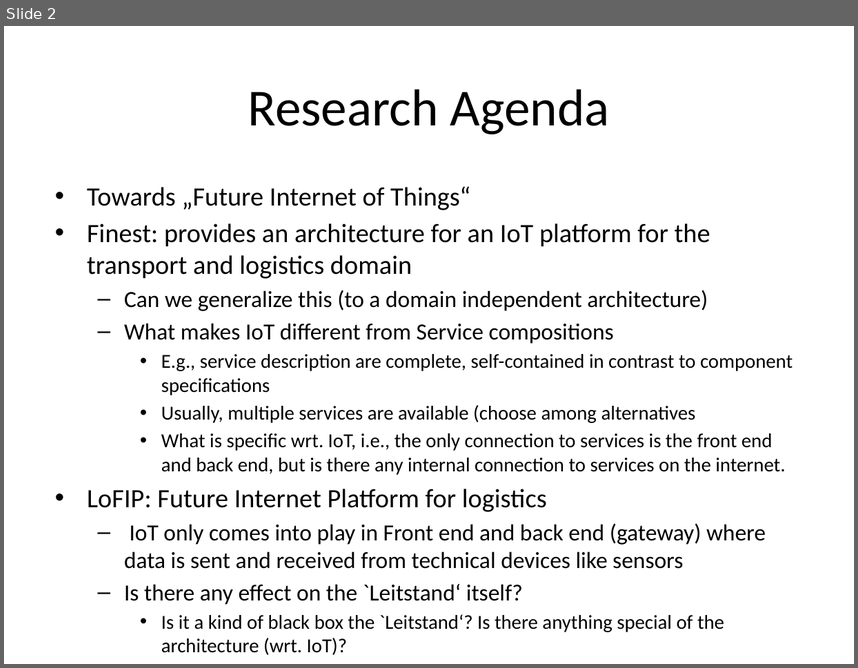
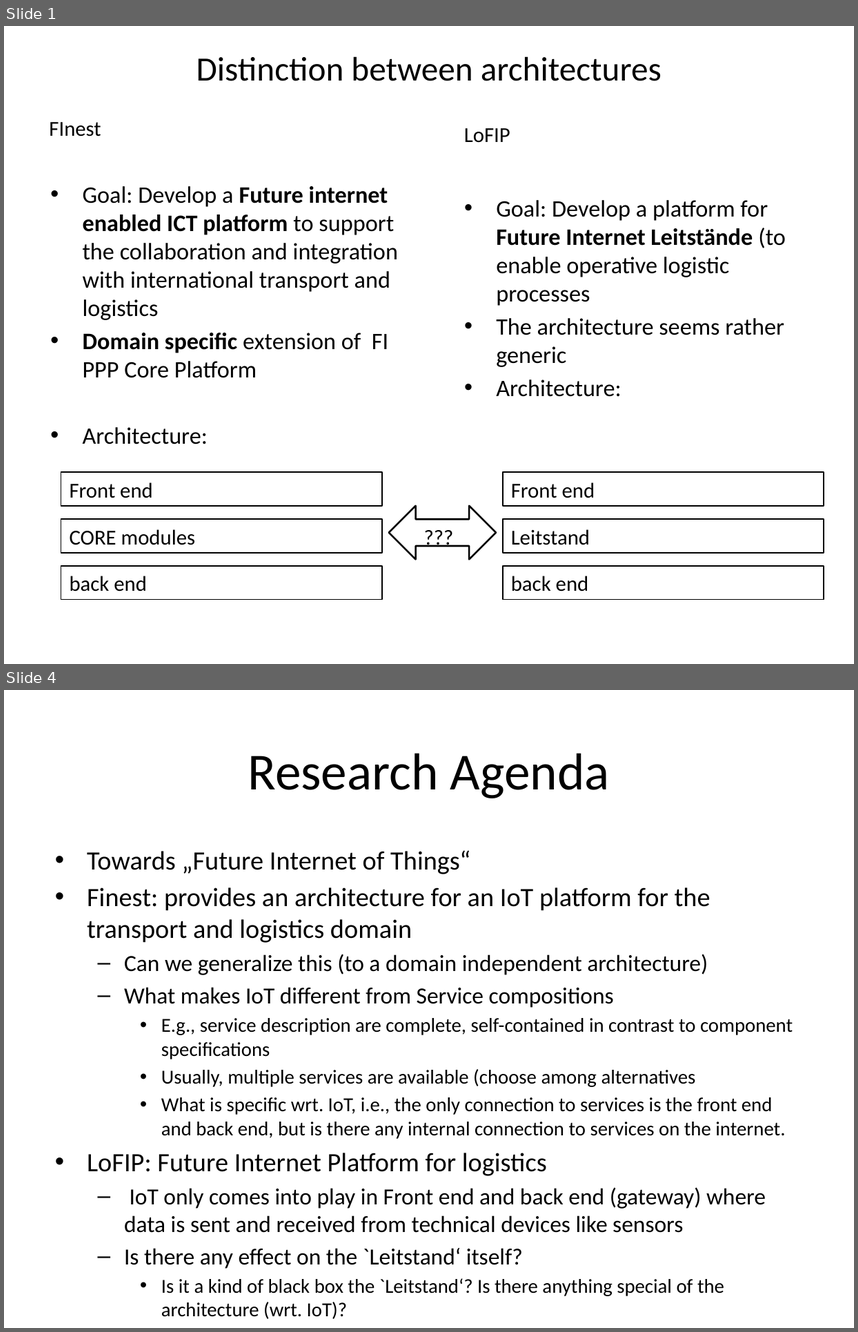
Before and after one commit to ggr-research/architecture, a slide deck: slides/FInest-vs-LoFIP.pptx. Shown one above the other, each under a label of ours: slide 2 before the commit, slides 1 and 4 after it; the slides between them are not shown. The pictures are 858x668 and 858x1332 pixels, drawn with LibreOffice and Linux fonts; fonts in the diff are those of the drawing. Boxes give left, top, right and bottom in pixels: in the first picture for what was removed or moved away, otherwise in the second. Text is boxed around its words. In the diff, an @@ line names an element or a change of style, - is before the commit and + after.

```diff
--- a/slides/FInest-vs-LoFIP.pptx
+++ b/slides/FInest-vs-LoFIP.pptx
@@ slide 1 added at (x1=4, y1=26, x2=854, y2=664), background #FFFFFF @@
@@ title added at (x1=197, y1=56, x2=662, y2=81), 28.8 pt, text #000000 @@
+Distinction between architectures
@@ text added at (x1=49, y1=122, x2=101, y2=136), 18 pt, text #000000 @@
+FInest
@@ text added at (x1=464, y1=128, x2=510, y2=143), 18 pt, text #000000 @@
+LoFIP
@@ text added at (x1=83, y1=186, x2=398, y2=444), 20 pt, text #000000 @@
+• Goal: Develop a Future internet enabled ICT platform to support the collaboration and integration with international transport and logistics
+• Domain specific extension of FI PPP Core Platform
+• Architecture:
@@ text added at (x1=496, y1=200, x2=786, y2=397), 20 pt, text #000000 @@
+• Goal: Develop a platform for Future Internet Leitstände (to enable operative logistic processes
+• The architecture seems rather generic
+• Architecture:
@@ rectangle added at (x1=61, y1=472, x2=382, y2=506), outline #000000 1 pt @@
@@ rectangle added at (x1=503, y1=472, x2=824, y2=506), outline #000000 1 pt @@
@@ text added at (x1=70, y1=482, x2=153, y2=498), 18 pt, text #000000 @@
+Front end
@@ text added at (x1=511, y1=482, x2=595, y2=498), 18 pt, text #000000 @@
+Front end
@@ rectangle added at (x1=61, y1=519, x2=382, y2=552), outline #000000 1 pt @@
@@ left right arrow added at (x1=389, y1=506, x2=496, y2=559), outline #000000 1.5 pt @@
@@ text added at (x1=415, y1=519, x2=495, y2=553), 18 pt, text #000000 @@
+???
@@ rectangle added at (x1=503, y1=519, x2=824, y2=552), outline #000000 1 pt @@
@@ text added at (x1=70, y1=529, x2=196, y2=545), 18 pt, text #000000 @@
+CORE modules
@@ text added at (x1=511, y1=529, x2=590, y2=545), 18 pt, text #000000 @@
+Leitstand
@@ rectangle added at (x1=61, y1=566, x2=382, y2=599), outline #000000 1 pt @@
@@ text added at (x1=70, y1=575, x2=147, y2=591), 18 pt, text #000000 @@
+back end
@@ rectangle added at (x1=503, y1=566, x2=824, y2=599), outline #000000 1 pt @@
@@ text added at (x1=511, y1=575, x2=589, y2=591), 18 pt, text #000000 @@
+back end
@@ what was slide 2 is now slide 4 @@
```
Also in this commit, not shown: 2 slides changed, 1 other slide added, 1 slide removed.
